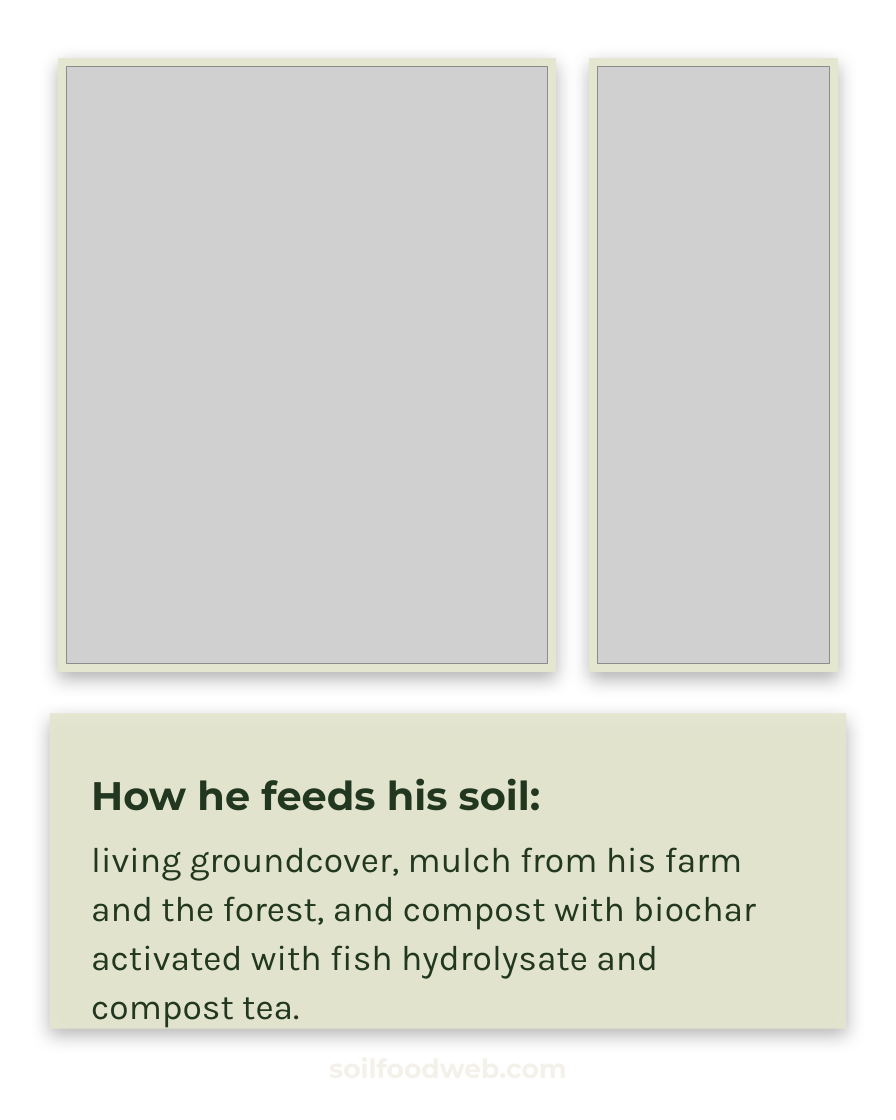
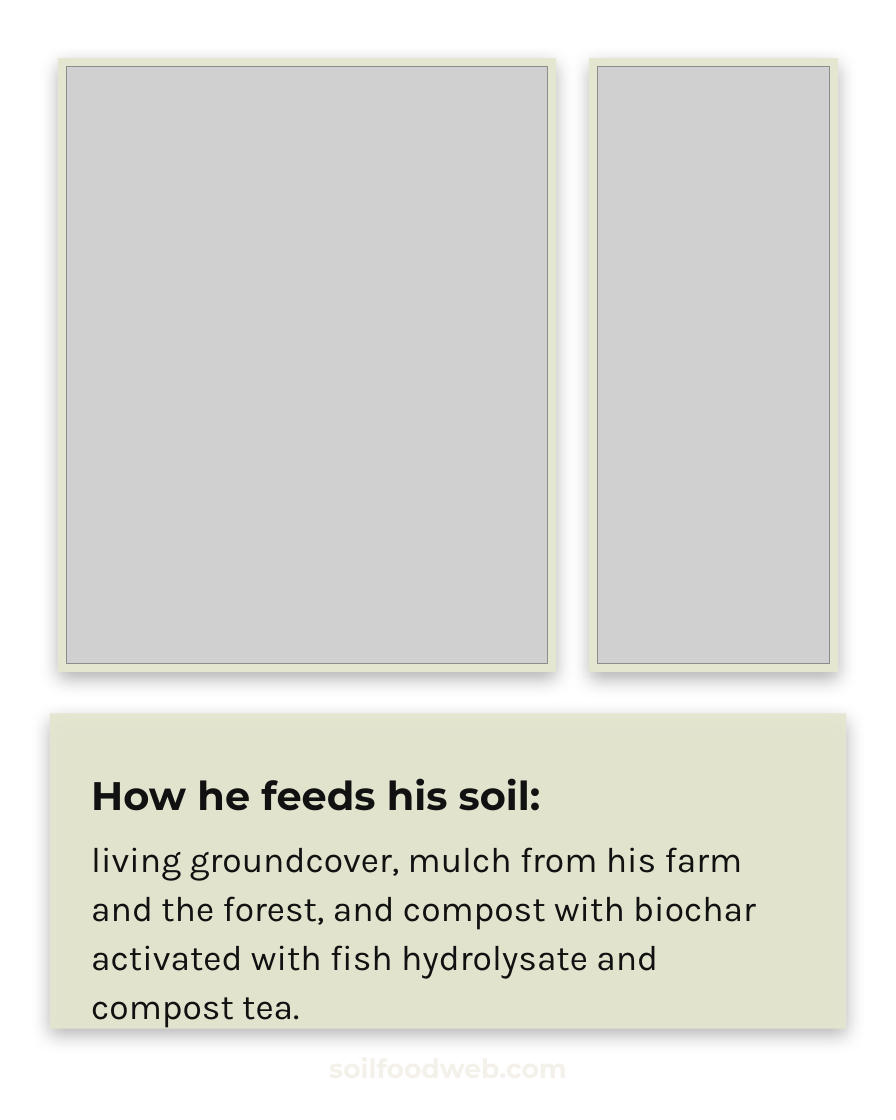
Before and after one commit to linneamoritznyc/SFW-SocialMedia, a slide deck: slide 4 of templates/posts/october/01-10-2026-thu-ig-soil-regenerators-boubacar-panorama-brand-colours.pptx. Drawn at 896x1120 pixels with LibreOffice and Linux fonts; fonts in the diff are those of the drawing; grey boxes stand for pictures; background and template pictures are left out. Boxes give left, top, right and bottom in pixels: in the first picture for what was removed or moved away, otherwise in the second. Text is boxed around its words. In the diff, an @@ line names an element or a change of style, - is before the commit and + after.

```diff
--- a/templates/posts/october/01-10-2026-thu-ig-soil-regenerators-boubacar-panorama-brand-colours.pptx
+++ b/templates/posts/october/01-10-2026-thu-ig-soil-regenerators-boubacar-panorama-brand-colours.pptx
@@ text "How he feeds his soil:" at box(91, 778, 541, 811): text colour #22371F to #111111 @@
@@ text "living groundcover, mulch from his ..." at box(91, 847, 756, 979): text colour #22371F to #111111 @@
```
Also in this commit, not shown: 10 other slides changed, 39 other files.
